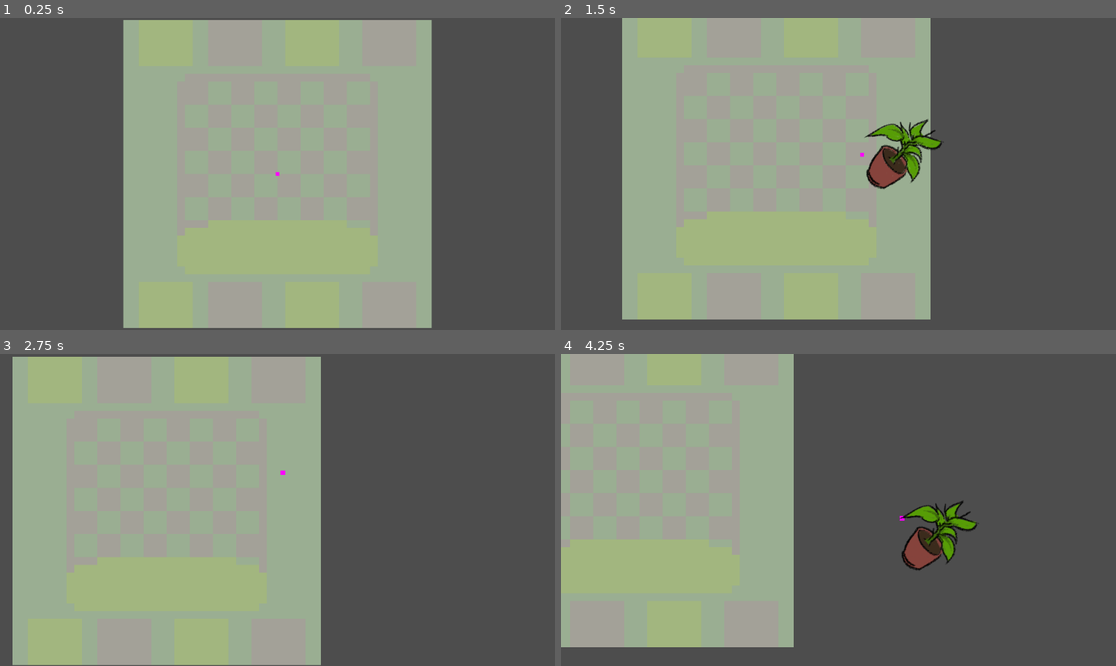
Above: before the commit, frames 1-4 (two rows, left to right).
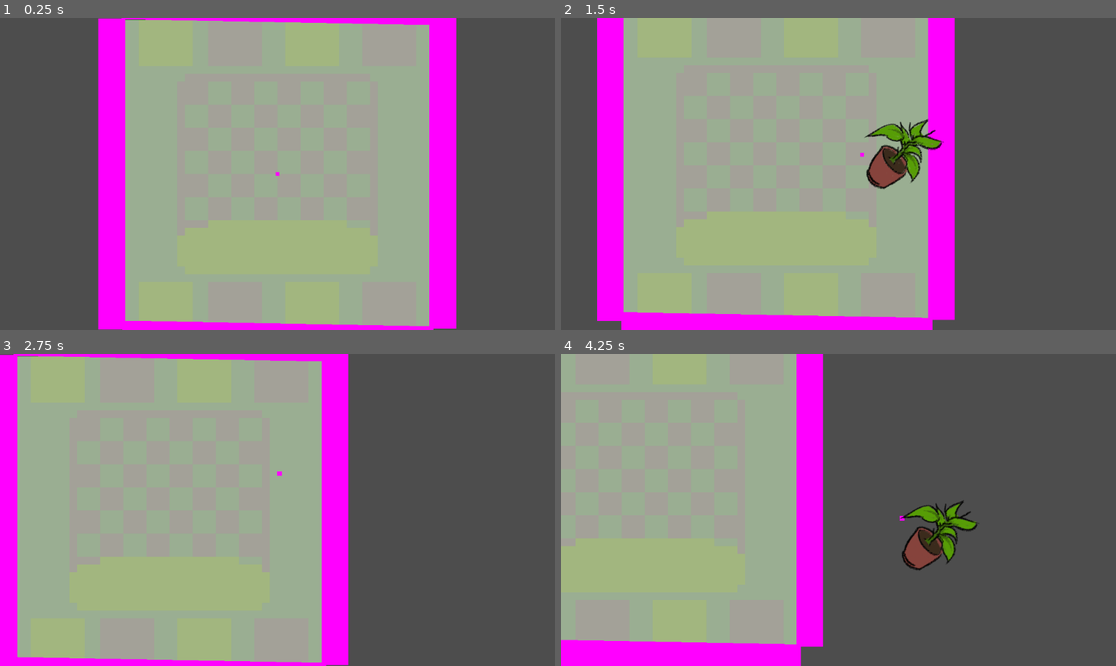
Above: after the commit, the same moments.

Repository: sixrobin/GMTK2024
Game: Godot game, scene res://game.tscn
The game is run twice, just before and just after one commit, with the same random seed, the same clock (stepped at 60 frames per second) and the same inputs.
Inputs (mouse positions are in pixels of both pictures, inside the frame that each line leads up to):
- Up to frame 1 (0.25 s): no input
- Up to frame 2 (1.5 s): tap Enter at 0.5 s; move the mouse to (960, 158) at 0.52 s; hold Space (SpawnObject) 0.53-1.28 s; move the mouse to (727, 189) at 1.27 s; click (727, 189) at 1.35 s
- Up to frame 3 (2.75 s): move the mouse to (333, 441) at 2.02 s; hold Space (SpawnObject) from 2.03 s (still down)
- Up to frame 4 (4.25 s): move the mouse to (810, 572) at 2.77 s; release Space (SpawnObject) at 2.78 s; click (810, 572) at 2.85 s; move the mouse to (1005, 556) at 3.52 s; hold Space (SpawnObject) from 3.53 s (still down)

The runs differ from the first frame. In frame 1, 12% of the frame differs, in the area x 17-83%, y 0-100%; in frame 2, 12%, in the area x 6-71%, y 0-100%; in frame 3, 10%; in frame 4, 8.5%.

Commit message:
Added walls (no collision with player atm)

Diff:
--- a/game.tscn
+++ b/game.tscn
@@ -11,6 +11,7 @@
 [ext_resource type="PackedScene" uid="uid://c8d8hvhsmtjkj" path="res://prefabs/objects/foods/fish.tscn" id="8_kajkh"]
 [ext_resource type="PackedScene" uid="uid://bogsjx7shaanv" path="res://prefabs/objects/foods/plantes.tscn" id="9_knke4"]
 [ext_resource type="PackedScene" uid="uid://bhpyndspvoo28" path="res://prefabs/cursor.tscn" id="11_05pgy"]
+[ext_resource type="PackedScene" uid="uid://bquv5rckqk4wj" path="res://prefabs/wall.tscn" id="12_u6lta"]
 
 [node name="Game" type="Node2D"]
 
@@ -31,3 +32,25 @@
 texture = ExtResource("7_uu4n0")
 
 [node name="Cursor" parent="." instance=ExtResource("11_05pgy")]
+
+[node name="Wall" parent="." instance=ExtResource("12_u6lta")]
+position = Vector2(-344, -9.53674e-07)
+scale = Vector2(0.551646, 6.45975)
+collision_priority = 2.0
+
+[node name="Wall2" parent="." instance=ExtResource("12_u6lta")]
+position = Vector2(343, -2)
+scale = Vector2(0.551646, 6.45975)
+collision_priority = 2.0
+
+[node name="Wall3" parent="." instance=ExtResource("12_u6lta")]
+position = Vector2(-1, -343)
+rotation = -1.55215
+scale = Vector2(0.551646, 6.45975)
+collision_priority = 2.0
+
+[node name="Wall4" parent="." instance=ExtResource("12_u6lta")]
+position = Vector2(1, 338)
+rotation = -1.55215
+scale = Vector2(0.551646, 6.45975)
+collision_priority = 2.0
--- /dev/null
+++ b/prefabs/wall.tscn
@@ -0,0 +1,16 @@
+[gd_scene load_steps=3 format=3 uid="uid://bquv5rckqk4wj"]
+
+[sub_resource type="RectangleShape2D" id="RectangleShape2D_a2a13"]
+size = Vector2(100, 99)
+
+[sub_resource type="PlaceholderTexture2D" id="PlaceholderTexture2D_js0nh"]
+
+[node name="Wall" type="StaticBody2D"]
+
+[node name="CollisionShape2D" type="CollisionShape2D" parent="."]
+position = Vector2(0, 0.5)
+shape = SubResource("RectangleShape2D_a2a13")
+
+[node name="Sprite2D" type="Sprite2D" parent="."]
+scale = Vector2(100, 100)
+texture = SubResource("PlaceholderTexture2D_js0nh")
Not shown: 1 places in game.tscn that only renumber resources
